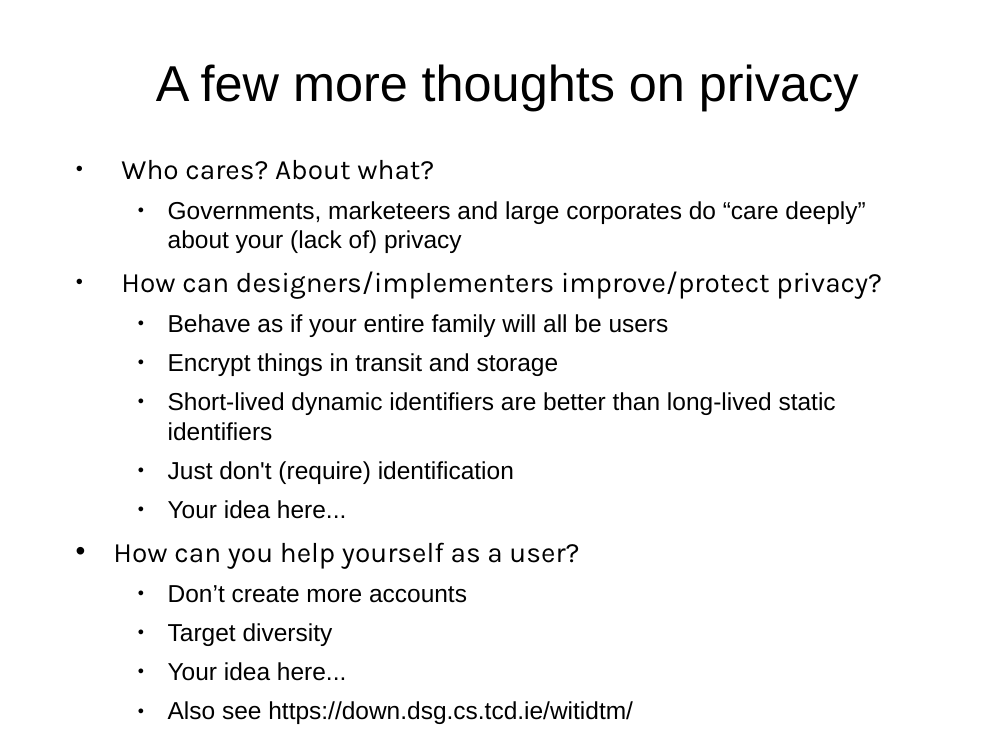
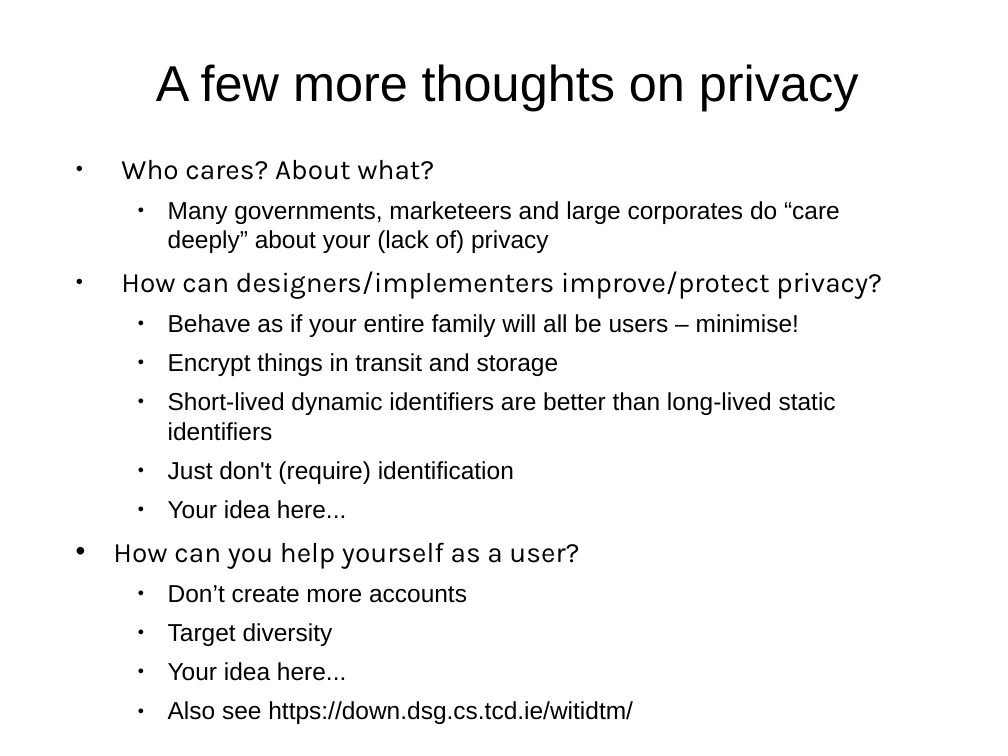
Before and after one commit to sftcd/cs7053, a slide deck: slide 10 of 2022lectures/01-processes.odp (slide 9 before the commit). Drawn at 1008x756 pixels with LibreOffice and Linux fonts; fonts in the diff are those of the drawing. Boxes give left, top, right and bottom in pixels: in the first picture for what was removed or moved away, otherwise in the second. Text is boxed around its words. In the diff, an @@ line names an element or a change of style, - is before the commit and + after.

```diff
--- a/2022lectures/01-processes.odp
+++ b/2022lectures/01-processes.odp
@@ text at (168,201,840,253): text changed @@
-  ● Governments, marketeers and large corporates do “care deeply” about your (lack of) privacy
+  ● Many governments, marketeers and large corporates do “care deeply” about your (lack of) privacy
@@ text at (168,314,799,337): text changed @@
-  ● Behave as if your entire family will all be users
+  ● Behave as if your entire family will all be users – minimise!
```
Also in this commit, not shown: 1 other slide changed, 1 slide added, 4 other files.
